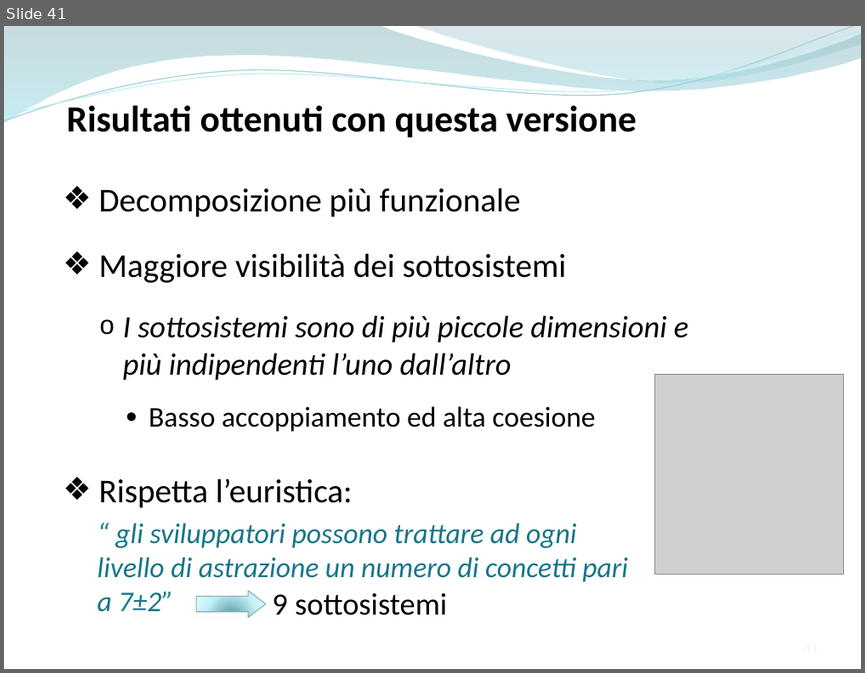
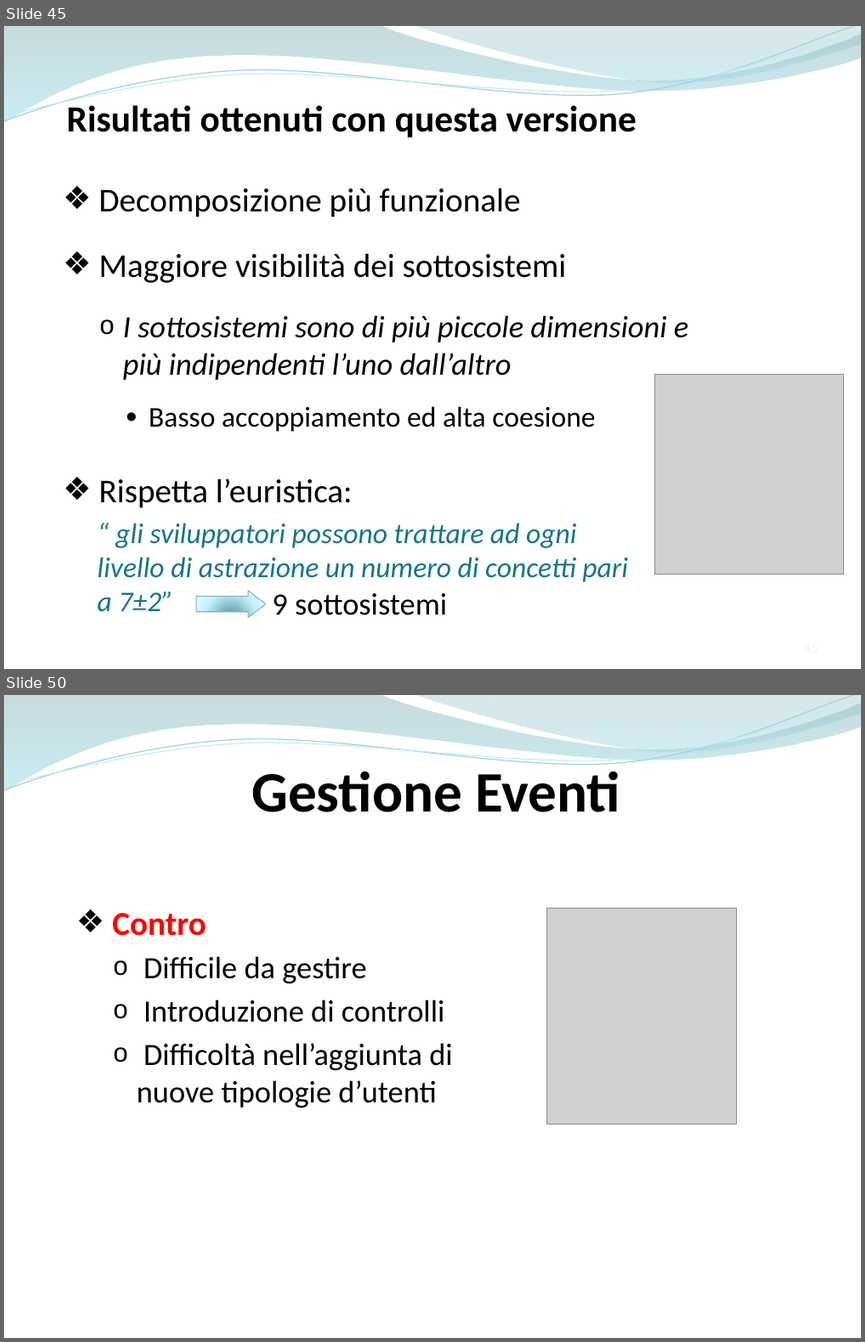
Before and after one commit to ammirate/at-silo, a slide deck: Presentazione/Atsilo2/Atsilo_M_PresentazioneFinale.pptx. Shown one above the other, each under a label of ours: slide 41 before the commit, slides 45 and 50 after it; the slides between them are not shown. The pictures are 865x673 and 865x1342 pixels, drawn with LibreOffice and Linux fonts; fonts in the diff are those of the drawing; grey boxes stand for pictures. Boxes give left, top, right and bottom in pixels: in the first picture for what was removed or moved away, otherwise in the second. Text is boxed around its words. In the diff, an @@ line names an element or a change of style, - is before the commit and + after.

```diff
--- a/Presentazione/Atsilo2/Atsilo_M_PresentazioneFinale.pptx
+++ b/Presentazione/Atsilo2/Atsilo_M_PresentazioneFinale.pptx
@@ slide 50 added at box(4, 695, 861, 1338), background #FFFFFF; not listed: 4 template elements that a slide beside it also shows @@
@@ text added at box(251, 771, 620, 812), 48 pt, text #000000, bold @@
+Gestione Eventi
@@ text added at box(112, 913, 452, 1108), 26 pt, text #000000 @@
+❖ Contro
+  o Difficile da gestire
+  o Introduzione di controlli
+  o Difficoltà nell’aggiunta di nuove tipologie d’utenti
@@ picture added at box(547, 908, 736, 1124) @@
@@ what was slide 41 is now slide 45 @@
```
Also in this commit, not shown: 4 slides changed, 10 other slides added.
